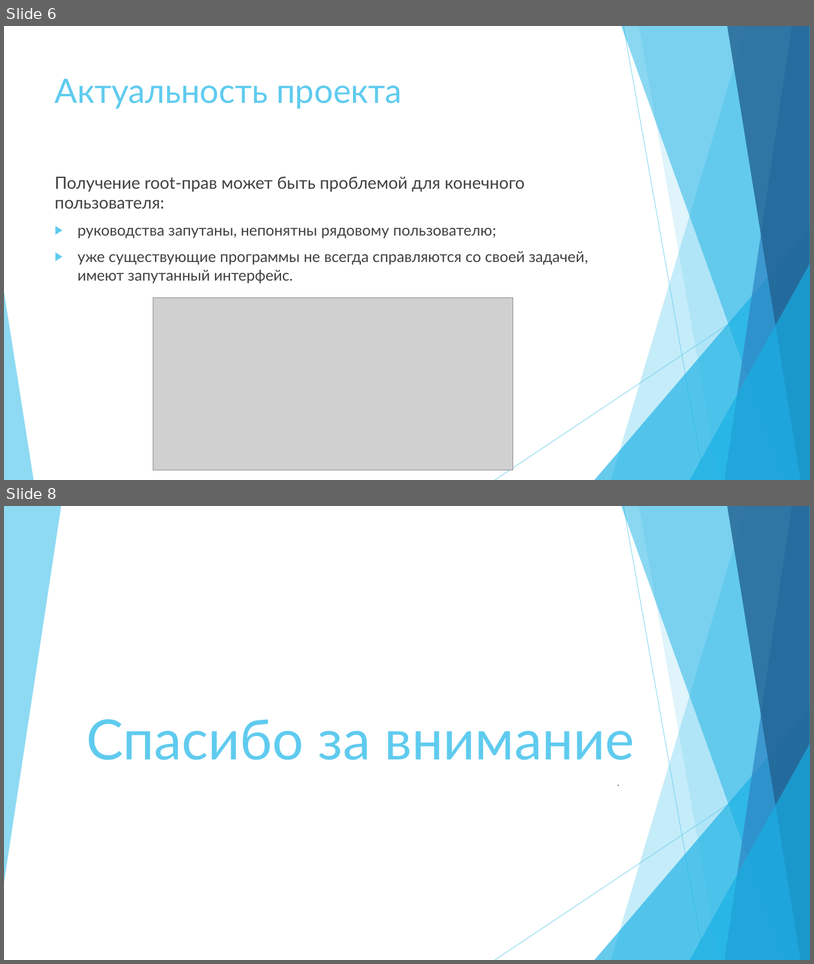
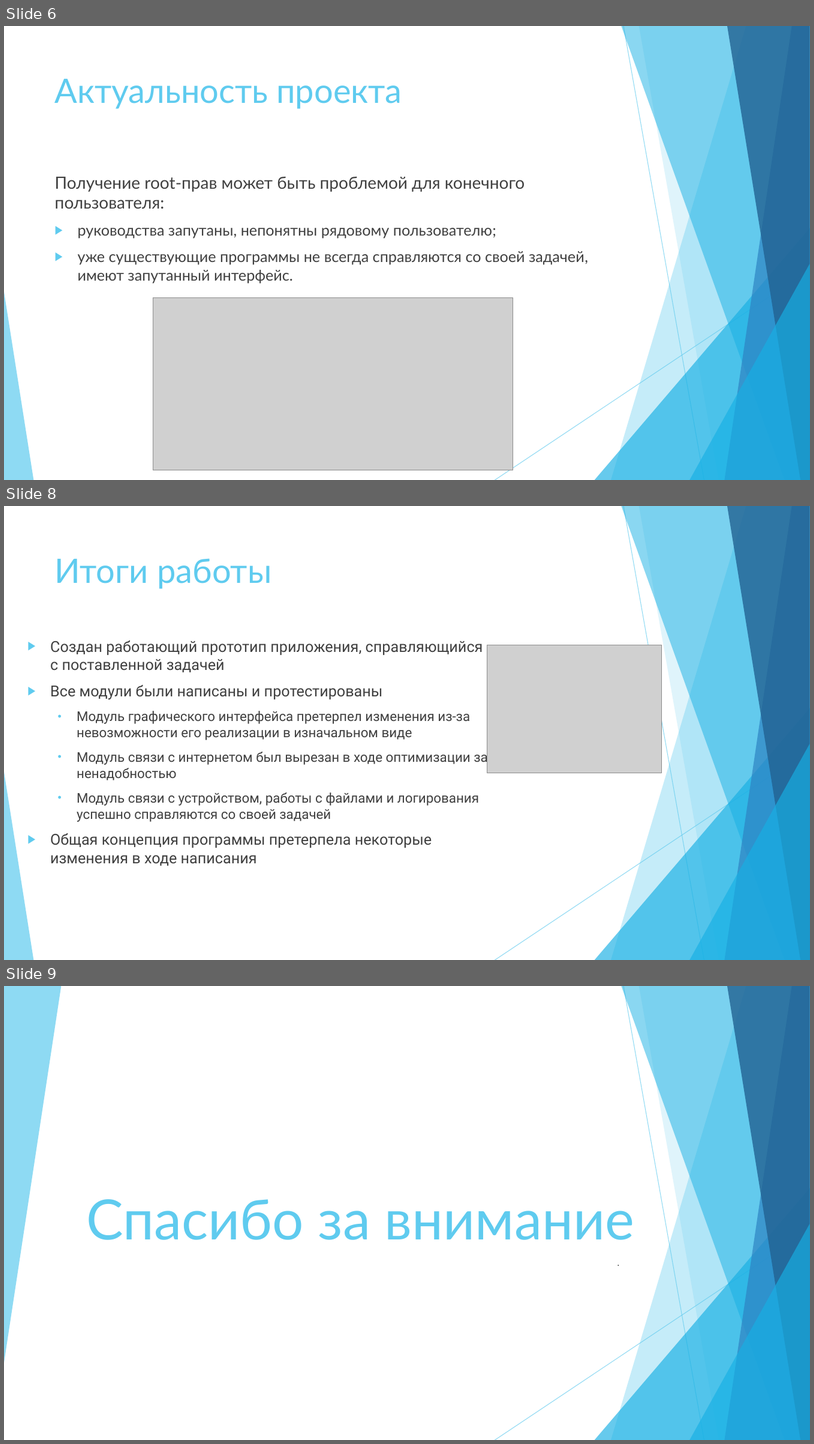
Before and after one commit to SavaLione/Radix, a slide deck: assets/architecture/Radix.pptx. Shown one above the other, each under a label of ours: slides 6 and 8 before the commit, slides 6, 8 and 9 after it; the slides between them are not shown. The pictures are 814x964 and 814x1444 pixels, drawn with LibreOffice and Linux fonts; fonts in the diff are those of the drawing; grey boxes stand for pictures. Boxes give left, top, right and bottom in pixels: in the first picture for what was removed or moved away, otherwise in the second. Text is boxed around its words. In the diff, an @@ line names an element or a change of style, - is before the commit and + after.

```diff
--- a/assets/architecture/Radix.pptx
+++ b/assets/architecture/Radix.pptx
@@ slide 8 added at [4, 506, 810, 960], background #FFFFFF; not listed: 10 template elements that a slide beside it also shows @@
@@ title added at [55, 558, 272, 589], 40 pt, text #5FCBEF @@
+Итоги работы
@@ text added at [50, 640, 488, 865], 16 pt, text #404040 @@
+▶ Создан работающий прототип приложения, справляющийся с поставленной задачей
+▶ Все модули были написаны и протестированы
+  • Модуль графического интерфейса претерпел изменения из-за невозможности его реализации в изначальном виде
+  • Модуль связи с интернетом был вырезан в ходе оптимизации за ненадобностью
+  • Модуль связи с устройством, работы с файлами и логирования успешно справляются со своей задачей
+▶ Общая концепция программы претерпела некоторые изменения в ходе написания
@@ picture added at [488, 645, 662, 773] @@
@@ what was slide 8 is now slide 9 @@
```
Also in this commit, not shown: 1 slide changed, 1 slide removed.
